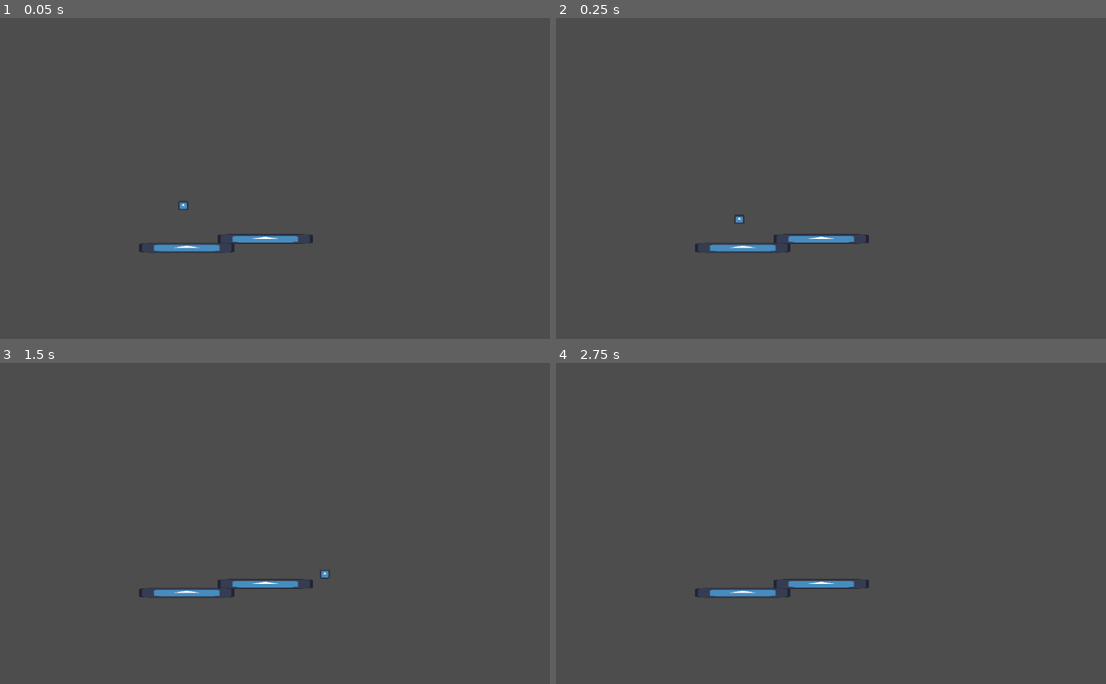
Above: before the commit, frames 1-4 (two rows, left to right).
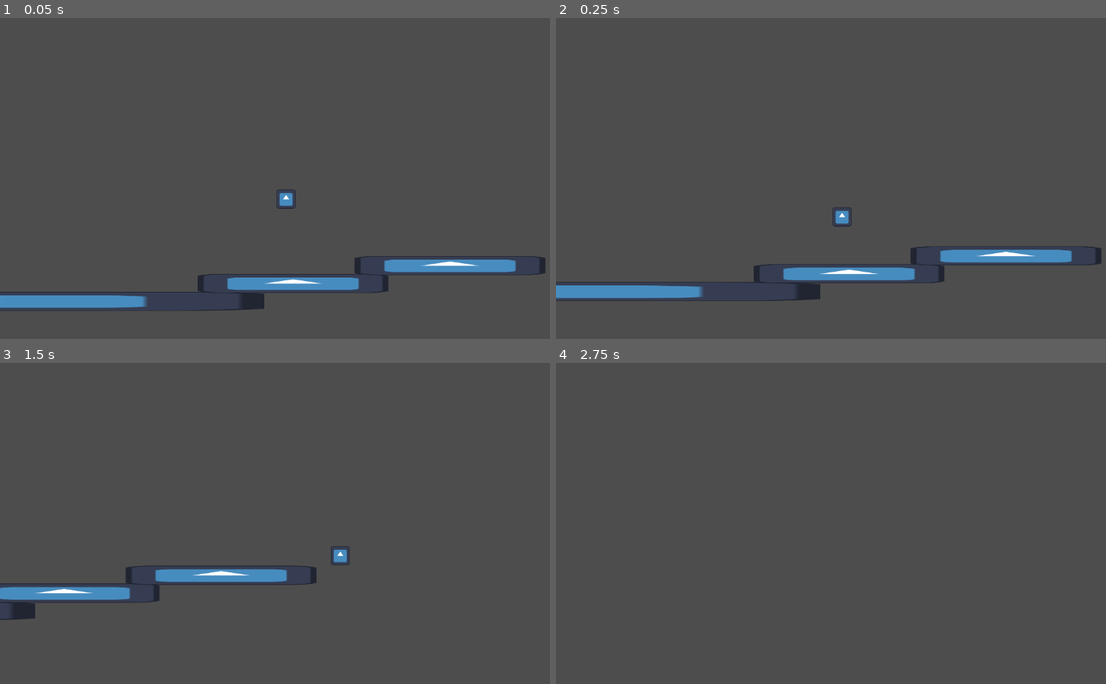
Above: after the commit, the same moments.

Repository: micro-47/whiteout
Game: Godot game, scene res://Scenes/TestScene.tscn
Two runs of this game, one before a commit and one after it. Both use one fixed random seed, a clock stepped at 60 frames per second and the inputs below. The engine's default icon, where the game draws it, is replaced by a stand-in: a white triangle on a blue panel in a dark square.
Inputs:
- Up to frame 1 (0.05 s): no input
- Up to frame 2 (0.25 s): no input
- Up to frame 3 (1.5 s): tap Enter (ui_accept) at 0.5, 0.77 s; hold Right (ui_right) from 0.53 s (still down)
- Up to frame 4 (2.75 s): tap Enter (ui_accept) at 1.52 s; release Right (ui_right) at 2.03 s; hold Left (ui_left) from 2.03 s (still down)

The runs differ from the first frame. In frame 1, 4.7% of the frame differs, in the area x 0-100%, y 53-92%; in frame 2, 4.8%, in the area x 0-100%, y 59-89%; in frame 3, 3.4%; in frame 4, 0.7%.

Commit message:
simple camera movement

Diff:
--- a/Entites/MainCharacter.tscn
+++ b/Entites/MainCharacter.tscn
@@ -33,6 +33,26 @@
 
 [sub_resource type="RectangleShape2D" id="RectangleShape2D_txws2"]
 
+[sub_resource type="Animation" id="Animation_fue42"]
+resource_name = "Dash"
+tracks/0/type = "value"
+tracks/0/imported = false
+tracks/0/enabled = true
+tracks/0/path = NodePath("Sprite2D:position")
+tracks/0/interp = 1
+tracks/0/loop_wrap = true
+tracks/0/keys = {
+"times": PackedFloat32Array(),
+"transitions": PackedFloat32Array(),
+"update": 0,
+"values": []
+}
+
+[sub_resource type="AnimationLibrary" id="AnimationLibrary_i8mkm"]
+_data = {
+"Dash": SubResource("Animation_fue42")
+}
+
 [node name="MainCharacter" type="Node2D"]
 
 [node name="CharacterBody2D" type="CharacterBody2D" parent="."]
@@ -44,3 +64,15 @@
 [node name="Sprite2D" type="Sprite2D" parent="CharacterBody2D"]
 scale = Vector2(0.15, 0.15)
 texture = ExtResource("1_y5fbm")
+
+[node name="Camera2D" type="Camera2D" parent="CharacterBody2D"]
+offset = Vector2(0, -20)
+zoom = Vector2(2, 2)
+position_smoothing_enabled = true
+drag_left_margin = 0.5
+drag_right_margin = 0.5
+
+[node name="AnimationPlayer" type="AnimationPlayer" parent="CharacterBody2D"]
+libraries = {
+"": SubResource("AnimationLibrary_i8mkm")
+}
--- a/Scenes/TestScene.tscn
+++ b/Scenes/TestScene.tscn
@@ -4,6 +4,10 @@
 [ext_resource type="PackedScene" uid="uid://c3m8q60boqasu" path="res://Entites/MainCharacter.tscn" id="2_0vqy3"]
 
 [node name="TestScene" type="Node2D"]
+
+[node name="Floor3" parent="." instance=ExtResource("1_mh71a")]
+position = Vector2(-37, 482)
+scale = Vector2(40, 1)
 
 [node name="Floor" parent="." instance=ExtResource("1_mh71a")]
 position = Vector2(376, 464)
Not shown: 1 places in Entites/MainCharacter.tscn that only renumber resources
